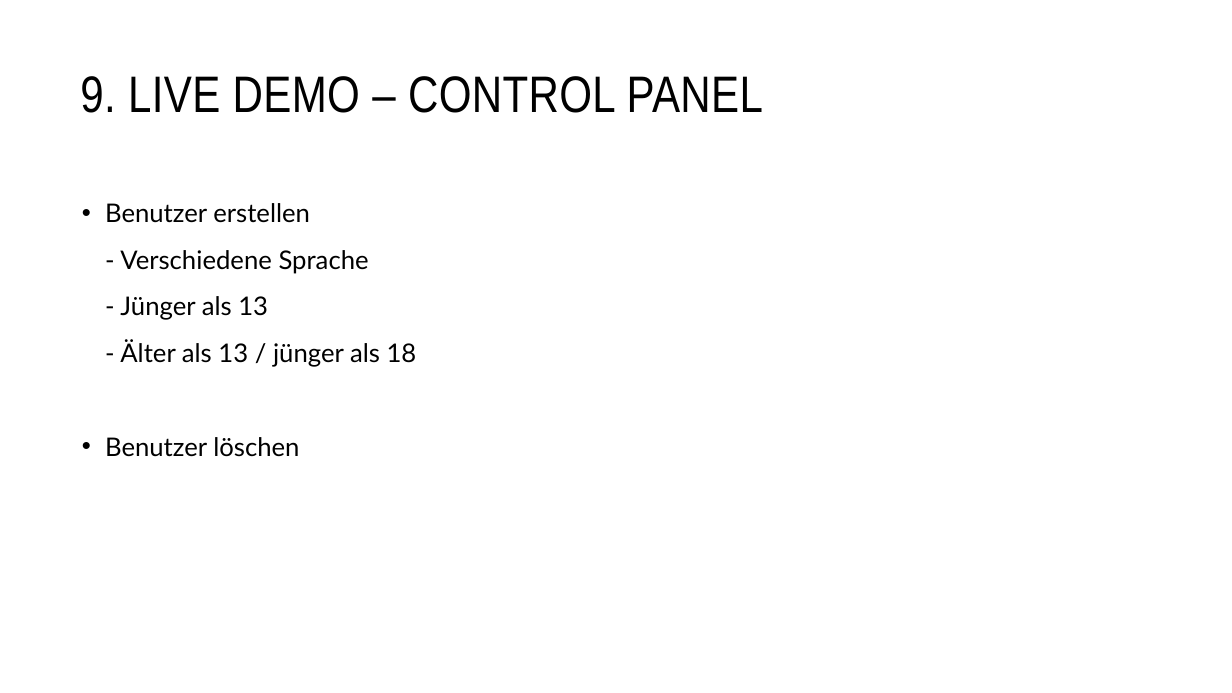
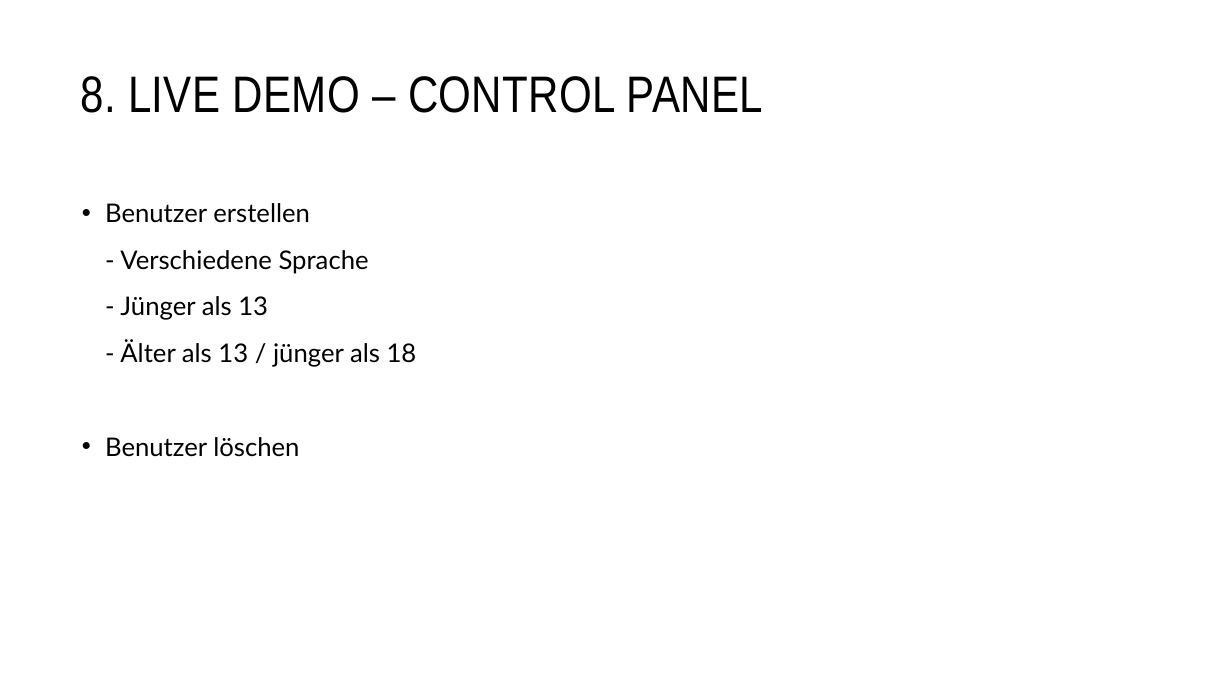
Before and after one commit to malu254/Eifrige-Otter-PM, a slide deck: slide 18 of Abgabe/Dokumentation/Präsentation.pptx (slide 22 before the commit). Drawn at 1232x693 pixels with LibreOffice and Linux fonts; fonts in the diff are those of the drawing. Boxes give left, top, right and bottom in pixels: in the first picture for what was removed or moved away, otherwise in the second. Text is boxed around its words. In the diff, an @@ line names an element or a change of style, - is before the commit and + after.

```diff
--- a/Abgabe/Dokumentation/Präsentation.pptx
+++ b/Abgabe/Dokumentation/Präsentation.pptx
@@ title at (80, 76, 763, 113): text changed @@
-9. LIVE DEMO – CONTROL PANEL
+8. LIVE DEMO – CONTROL PANEL
```
Also in this commit, not shown: 7 other slides changed, 3 slides added, 5 slides removed, 3 other files.
